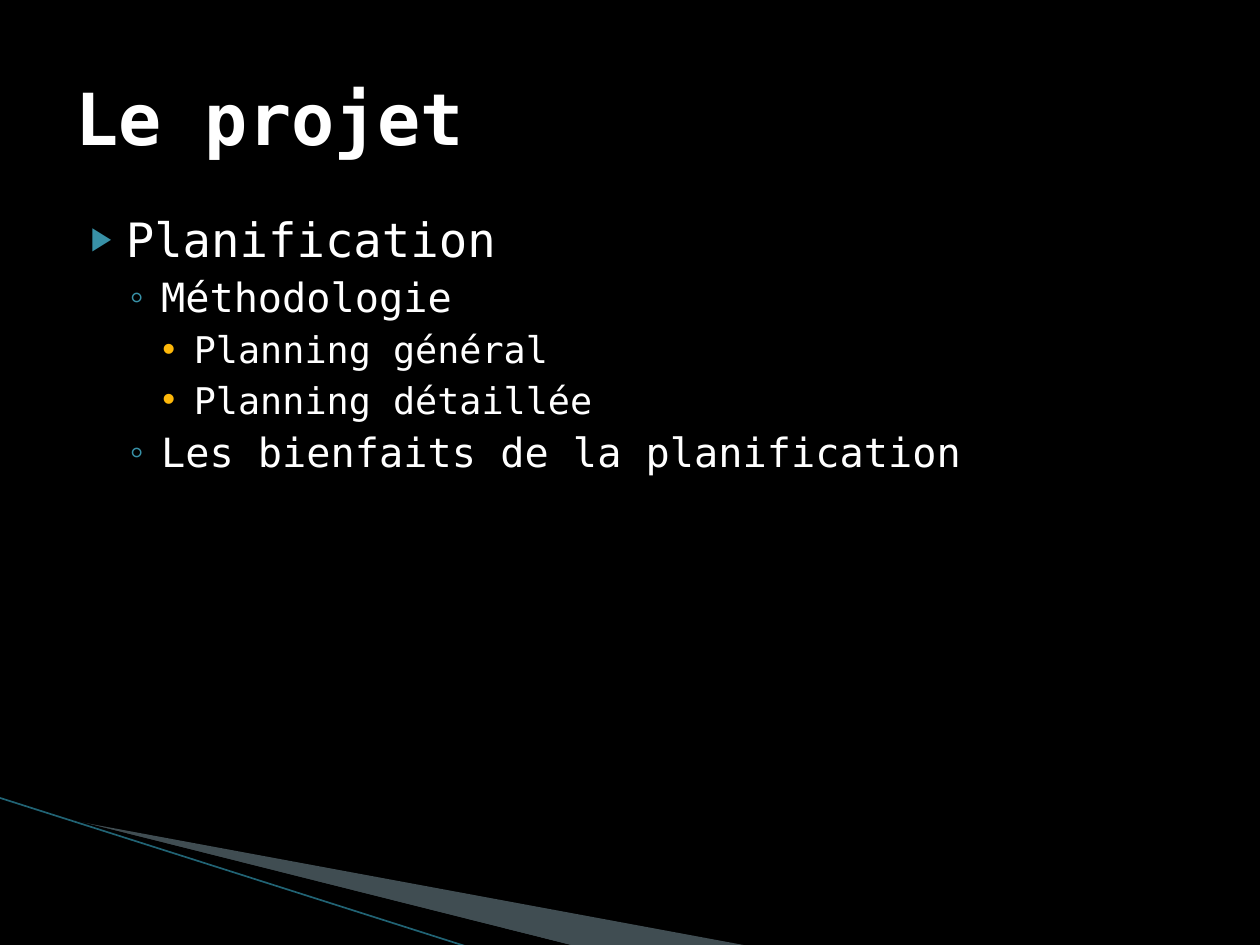
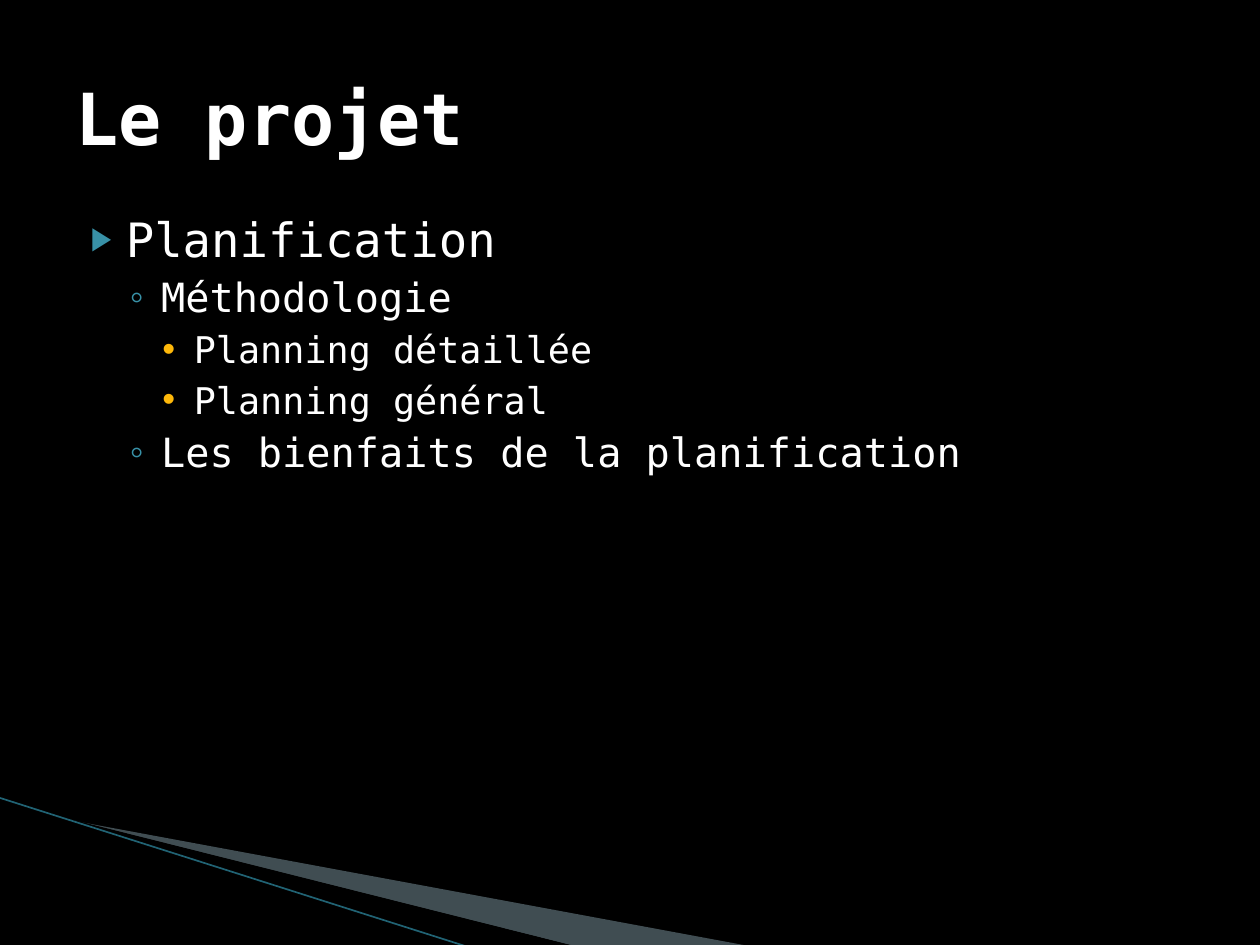
Before and after one commit to AurelienHarle/SuiviStagiaire, a slide deck: slide 9 of doc/Rapport de stage/Presentation suivi de stagiaire.pptx. Drawn at 1260x945 pixels with LibreOffice and Linux fonts; fonts in the diff are those of the drawing; background and template pictures are left out. Boxes give left, top, right and bottom in pixels: in the first picture for what was removed or moved away, otherwise in the second. Text is boxed around its words. In the diff, an @@ line names an element or a change of style, - is before the commit and + after.

```diff
--- a/doc/Rapport de stage/Presentation suivi de stagiaire.pptx
+++ b/doc/Rapport de stage/Presentation suivi de stagiaire.pptx
@@ text at bbox=[194, 334, 592, 371]: paragraph added @@
+    • Planning détaillée
@@ text at bbox=[194, 384, 592, 422]: paragraph removed @@
-    • Planning détaillée
```
Also in this commit, not shown: 1 other slide changed, 35 other files.
